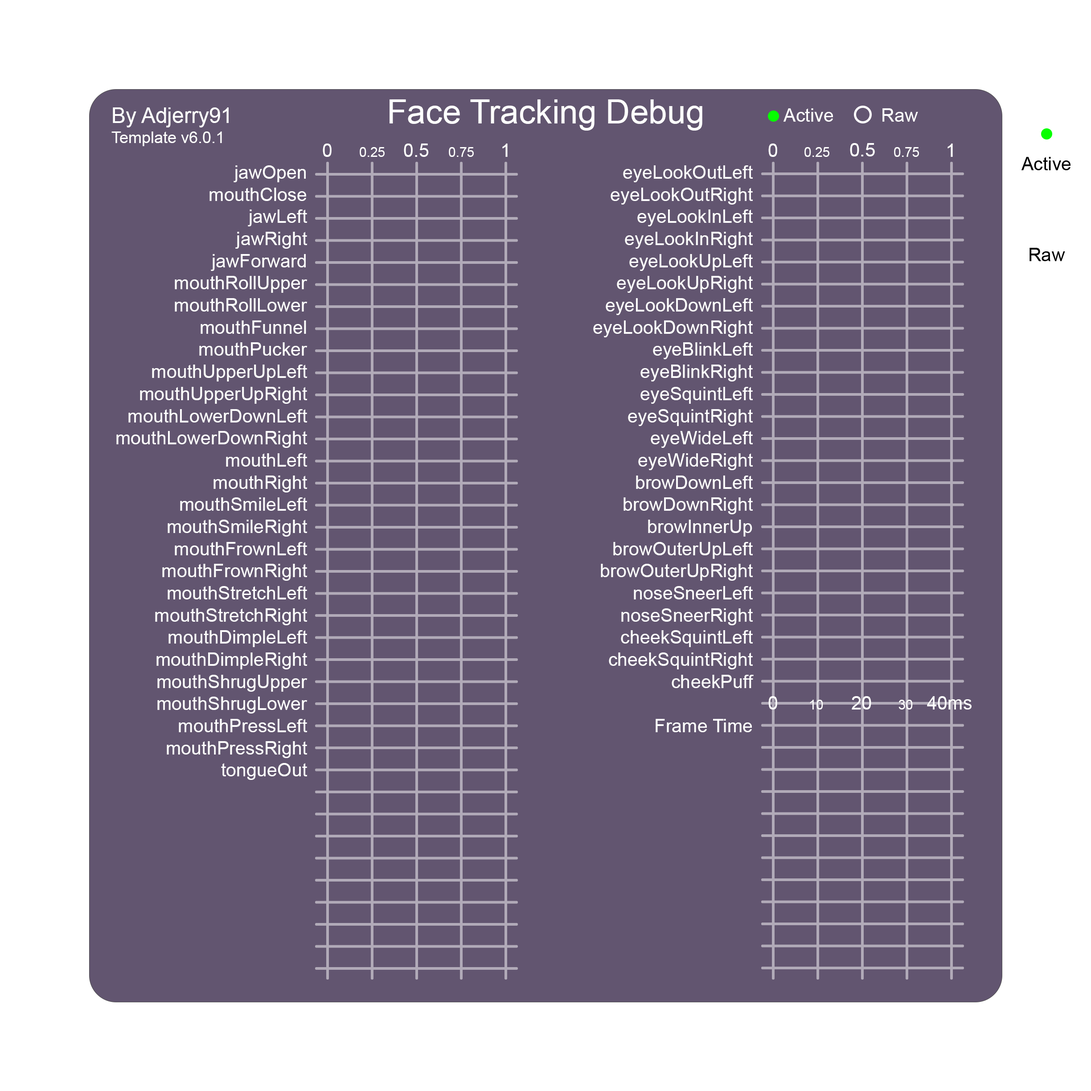
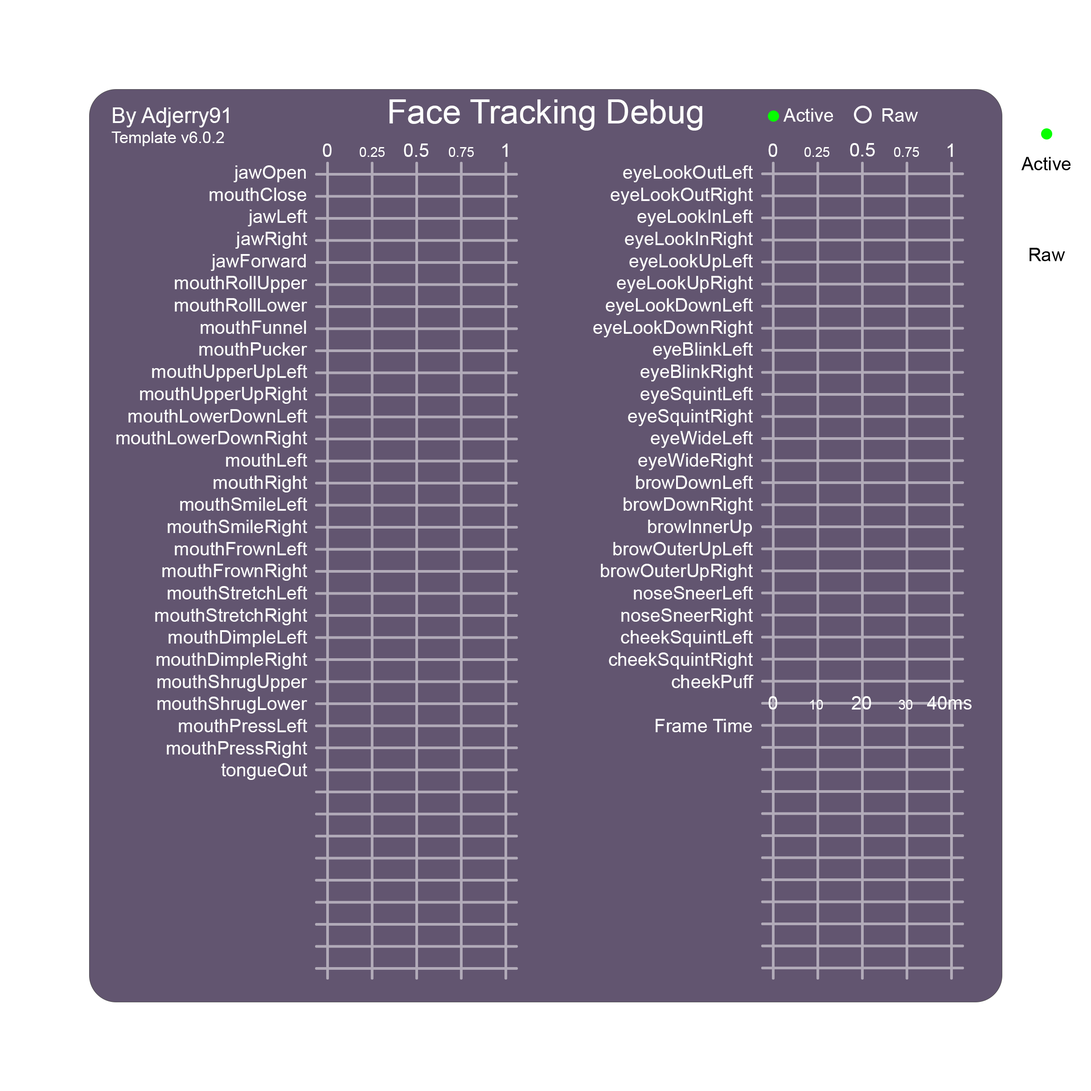
Layers edited between the first and the second 1091px x 1091px image:
painted on "Template Version" over [216, 131, 225, 144]
